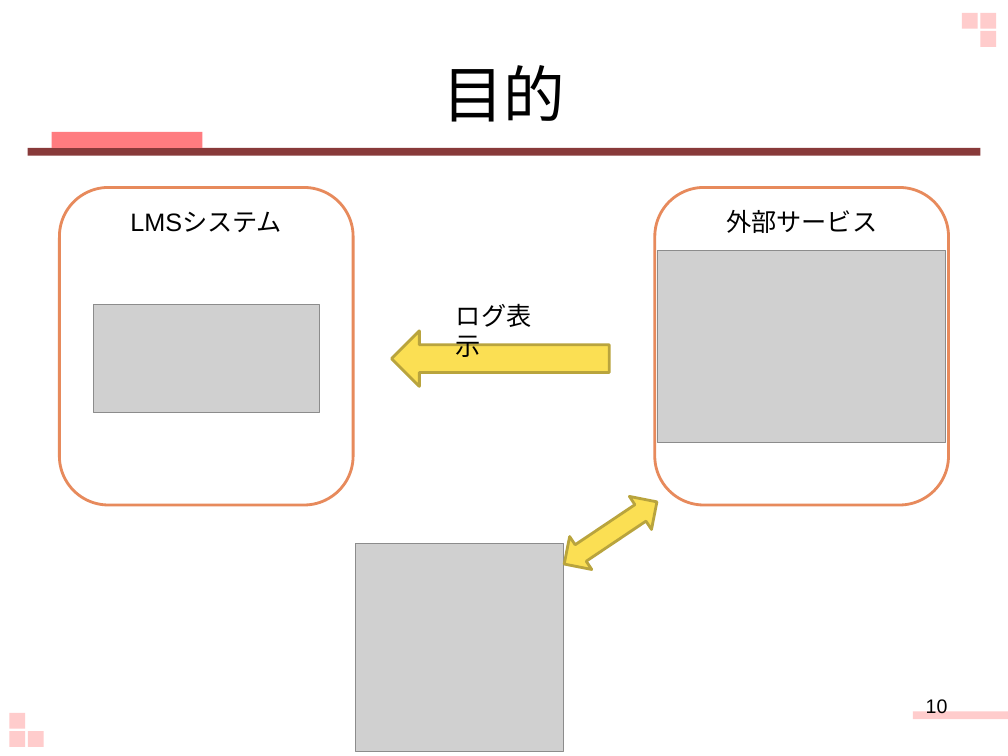
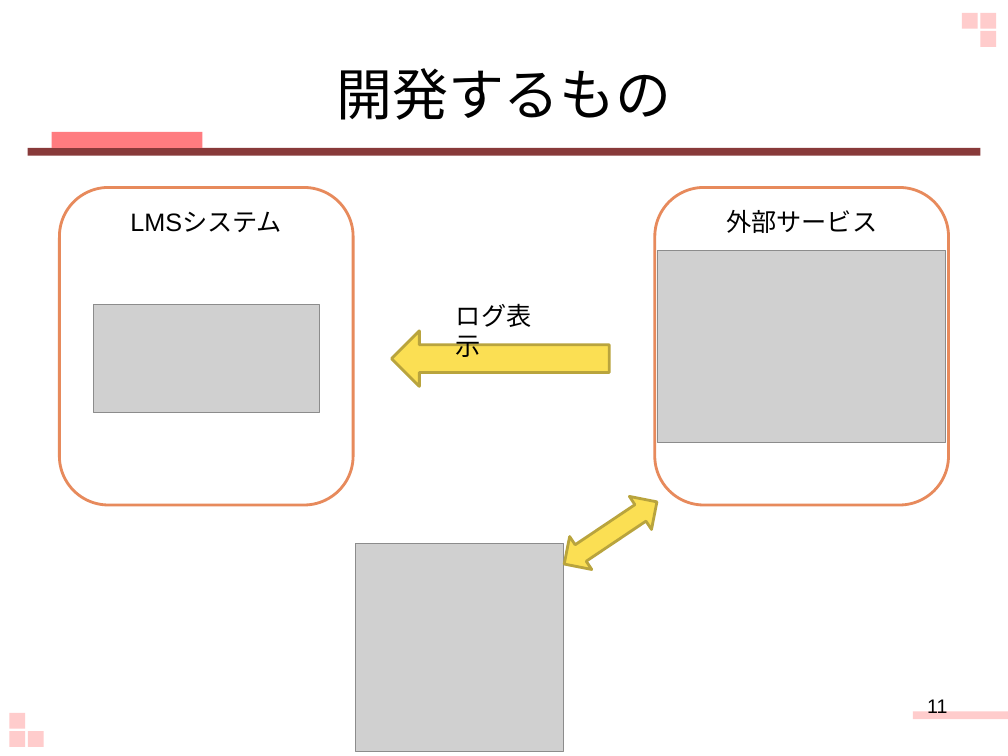
Before and after one commit to keimatsui/kadai, a slide deck: slide 11 of 卒業論文/2012/野口杏子/最終発表.pptx (slide 10 before the commit). Drawn at 1008x756 pixels with LibreOffice and Linux fonts; fonts in the diff are those of the drawing; grey boxes stand for pictures. Boxes give left, top, right and bottom in pixels: in the first picture for what was removed or moved away, otherwise in the second. Text is boxed around its words. In the diff, an @@ line names an element or a change of style, - is before the commit and + after.

```diff
--- a/卒業論文/2012/野口杏子/最終発表.pptx
+++ b/卒業論文/2012/野口杏子/最終発表.pptx
@@ title at (x1=336, y1=68, x2=672, y2=120): text changed; size 44 to 40 pt @@
-目的
+開発するもの
@@ page number at (x1=927, y1=699, x2=947, y2=713): text changed @@
-10
+11
```
Also in this commit, not shown: 15 other slides changed, 1 slide added.
